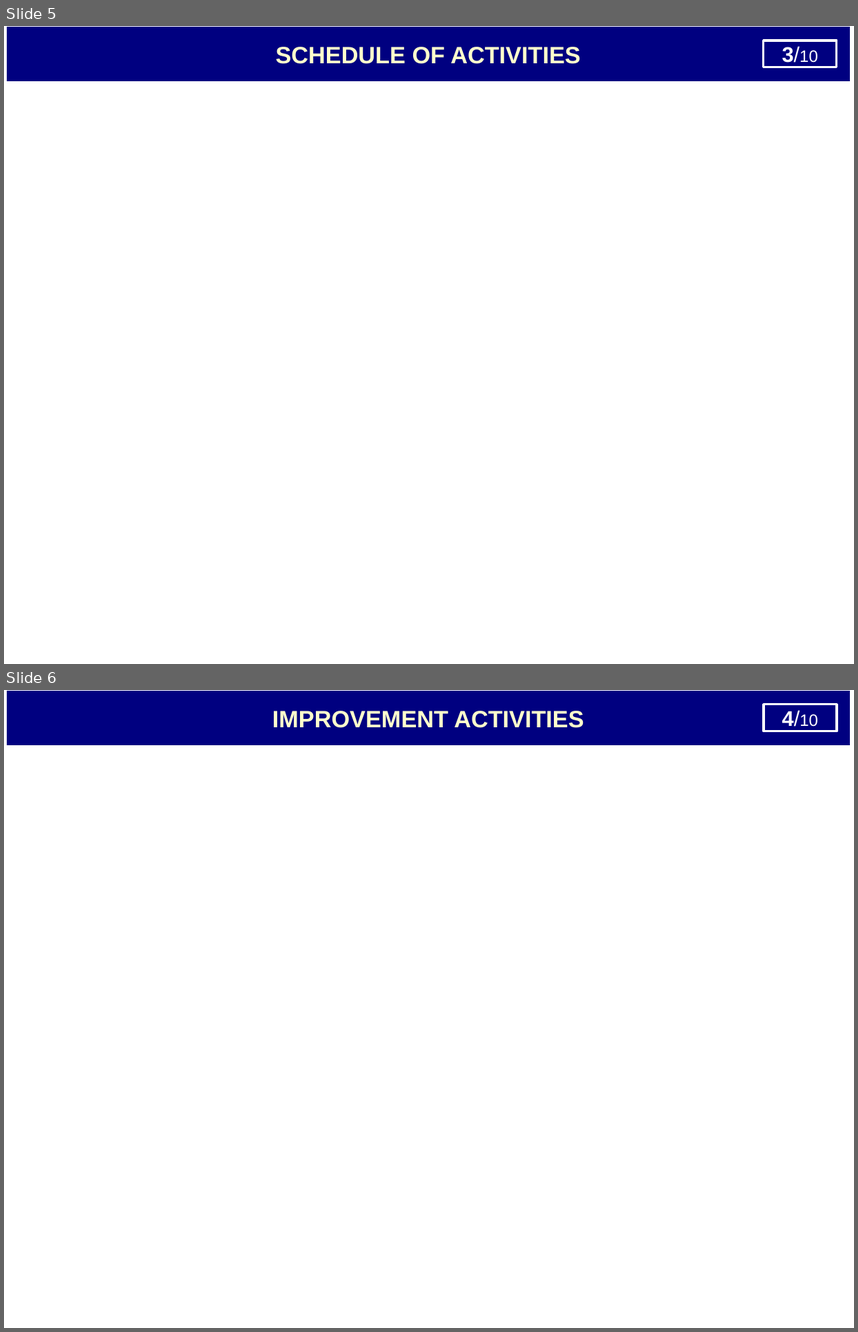
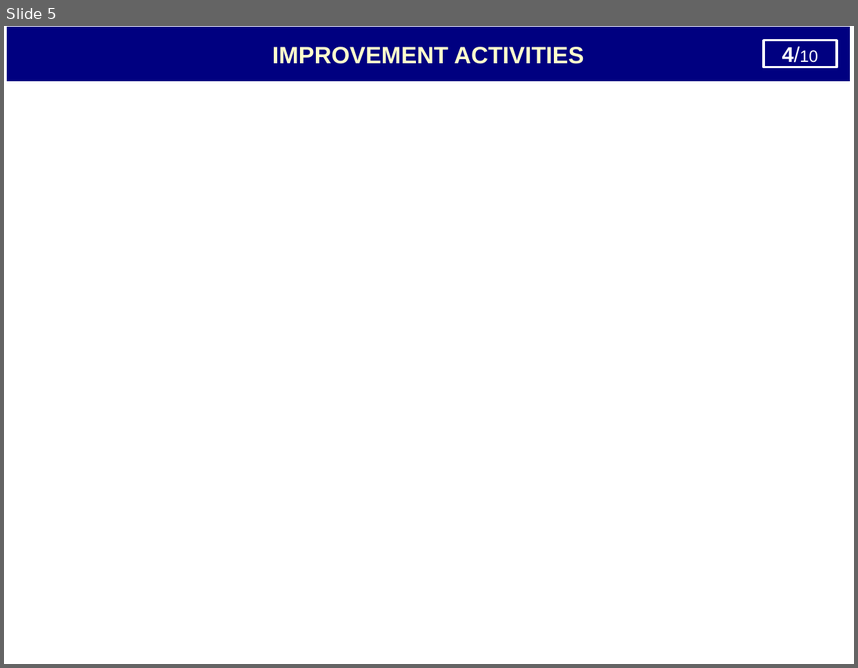
Before and after one commit to thietbicongnghevietnam/ReportPSNV, a slide deck: Report_test.pptx. Shown one above the other, each under a label of ours: slides 5 and 6 before the commit, slide 5 after it. The pictures are 858x1332 and 858x668 pixels, drawn with LibreOffice and Linux fonts; fonts in the diff are those of the drawing. Boxes give left, top, right and bottom in pixels: in the first picture for what was removed or moved away, otherwise in the second. Text is boxed around its words. In the diff, an @@ line names an element or a change of style, - is before the commit and + after.

```diff
--- a/Report_test.pptx
+++ b/Report_test.pptx
@@ slide 5 removed at (4,26,854,664), background #FFFFFF @@
@@ rectangle removed at (7,27,850,81) @@
-SCHEDULE OF ACTIVITIES
@@ rectangle removed at (764,40,837,67) @@
-3/10
@@ freeform shape removed at (802,30,851,58) @@
-2/10
@@ what was slide 6 is now slide 5 @@
```
Also in this commit, not shown: 3 slides changed, 1 slide added, 1 other slide removed.
